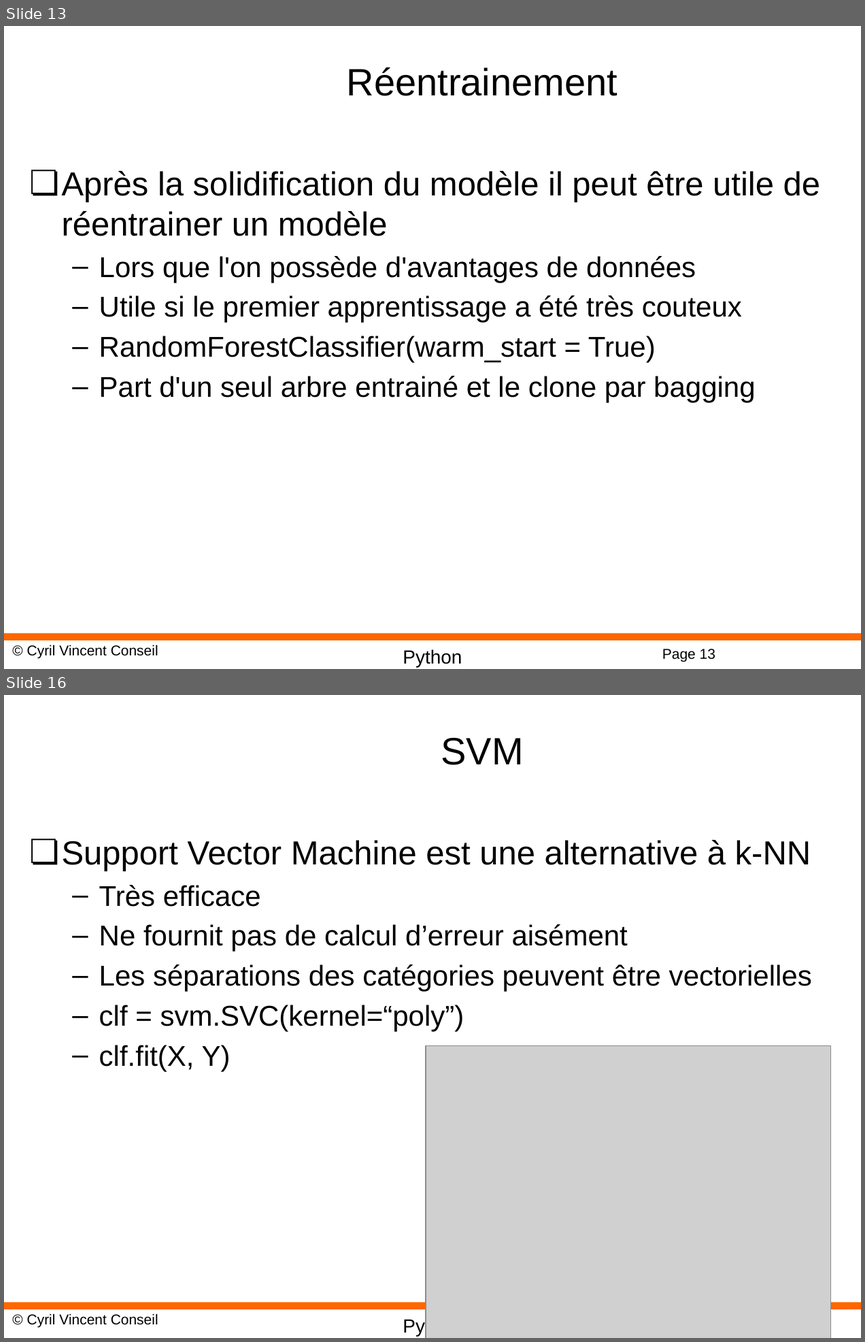
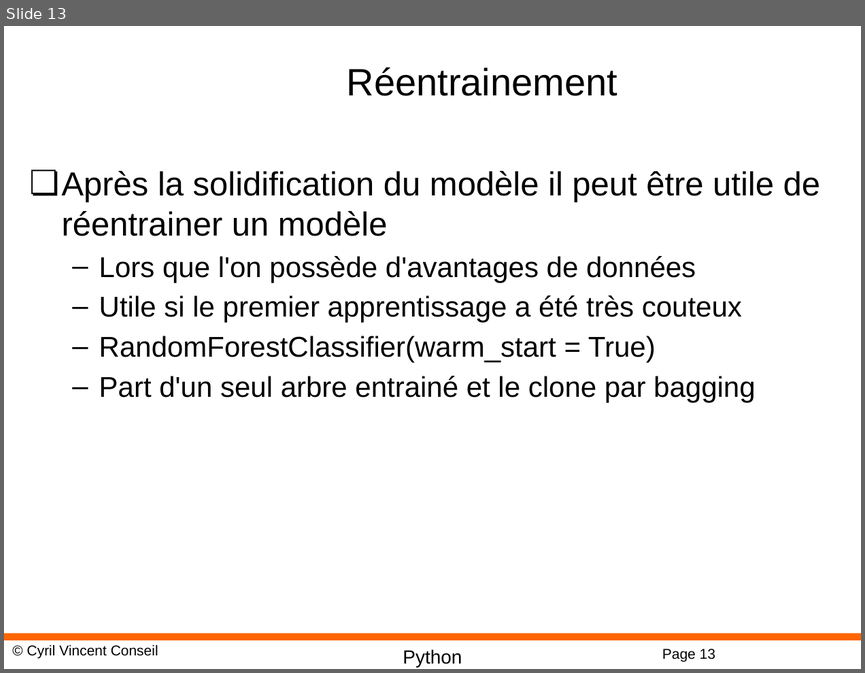
Before and after one commit to cyrilvincent/ML, a slide deck: PPT/MachineLearning15-RandomForest.pptx. Shown one above the other, each under a label of ours: slides 13 and 16 before the commit, slide 13 after it; the slides between them are not shown. The pictures are 865x1342 and 865x673 pixels, drawn with LibreOffice and Linux fonts; fonts in the diff are those of the drawing; grey boxes stand for pictures; background and template pictures are left out. Boxes give left, top, right and bottom in pixels: in the first picture for what was removed or moved away, otherwise in the second. Text is boxed around its words. In the diff, an @@ line names an element or a change of style, - is before the commit and + after.

```diff
--- a/PPT/MachineLearning15-RandomForest.pptx
+++ b/PPT/MachineLearning15-RandomForest.pptx
@@ slide 16 removed at (x1=4, y1=695, x2=861, y2=1338), background #FFFFFF; not listed: 3 template elements that a slide beside it also shows @@
@@ title removed at (x1=441, y1=738, x2=523, y2=765) @@
-SVM
@@ text removed at (x1=62, y1=840, x2=812, y2=1071) @@
-❏ Support Vector Machine est une alternative à k-NN
-  – Très efficace
-  – Ne fournit pas de calcul d’erreur aisément
-  – Les séparations des catégories peuvent être vectorielles
-  – clf = svm.SVC(kernel=“poly”)
-  – clf.fit(X, Y)
@@ picture removed at (x1=426, y1=1045, x2=830, y2=1338) @@
```
Also in this commit, not shown: 3 other slides removed, 4 other files.
